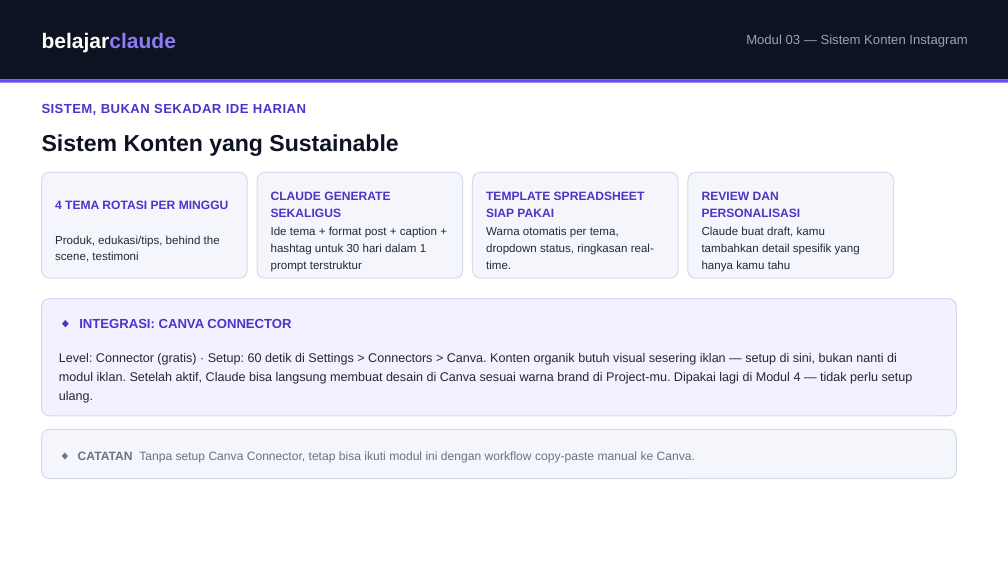
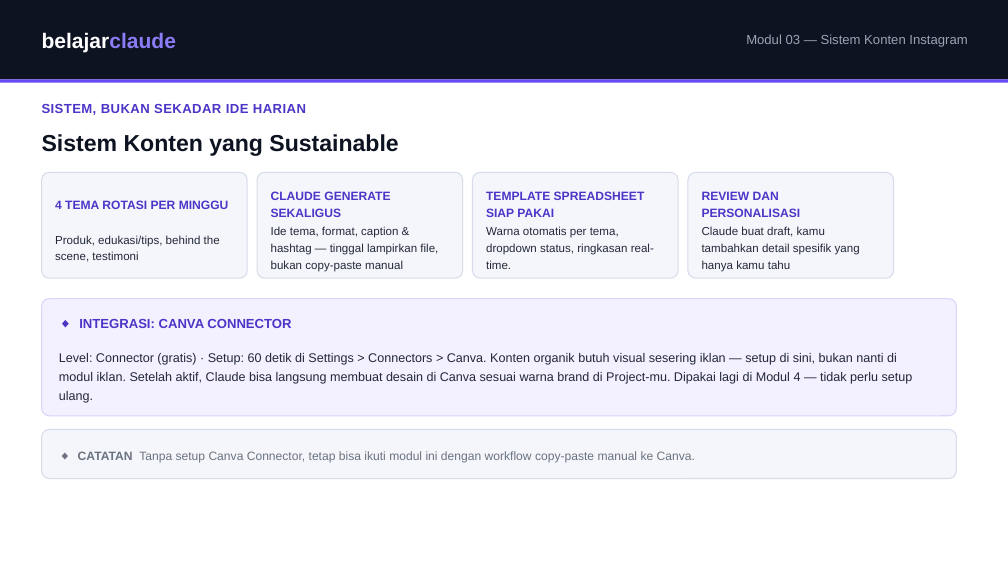
Before and after one commit to juliautomo/belajar-claude, a slide deck: slide 2 of Content-Marketing/M03-Konten-Instagram/K3-M03-Sistem-Konten-Instagram.pptx. Drawn at 1008x567 pixels with LibreOffice and Linux fonts; fonts in the diff are those of the drawing. Boxes give left, top, right and bottom in pixels: in the first picture for what was removed or moved away, otherwise in the second. Text is boxed around its words. In the diff, an @@ line names an element or a change of style, - is before the commit and + after.

Commit message:
M03: fix HTML/PPTX prompt mismatch, switch to drag-and-drop xlsx workflow, make Latihan header prominent site-wide

```diff
--- a/Content-Marketing/M03-Konten-Instagram/K3-M03-Sistem-Konten-Instagram.pptx
+++ b/Content-Marketing/M03-Konten-Instagram/K3-M03-Sistem-Konten-Instagram.pptx
@@ text at <box>271,226,438,272</box>: text changed @@
-Ide tema + format post + caption + hashtag untuk 30 hari dalam 1 prompt terstruktur
+Ide tema, format, caption & hashtag — tinggal lampirkan file, bukan copy-paste manual
```
Also in this commit, not shown: 3 other slides changed, 2 other files.
